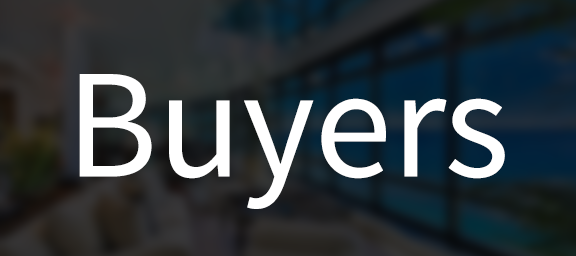
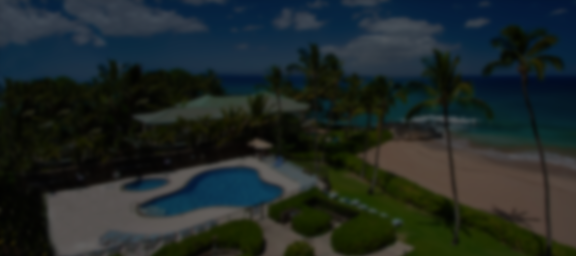
Layer changes from the first (576, 256) image to the second:
removed layer "Buyers" over [79, 74, 505, 209]
renamed "1300755_620w1-600x399" to "Polo-Beach-Club-Masthead", painted on it over [0, 0, 576, 256]
renamed "Layer 0" to "Background", painted on it over [0, 0, 576, 256]
